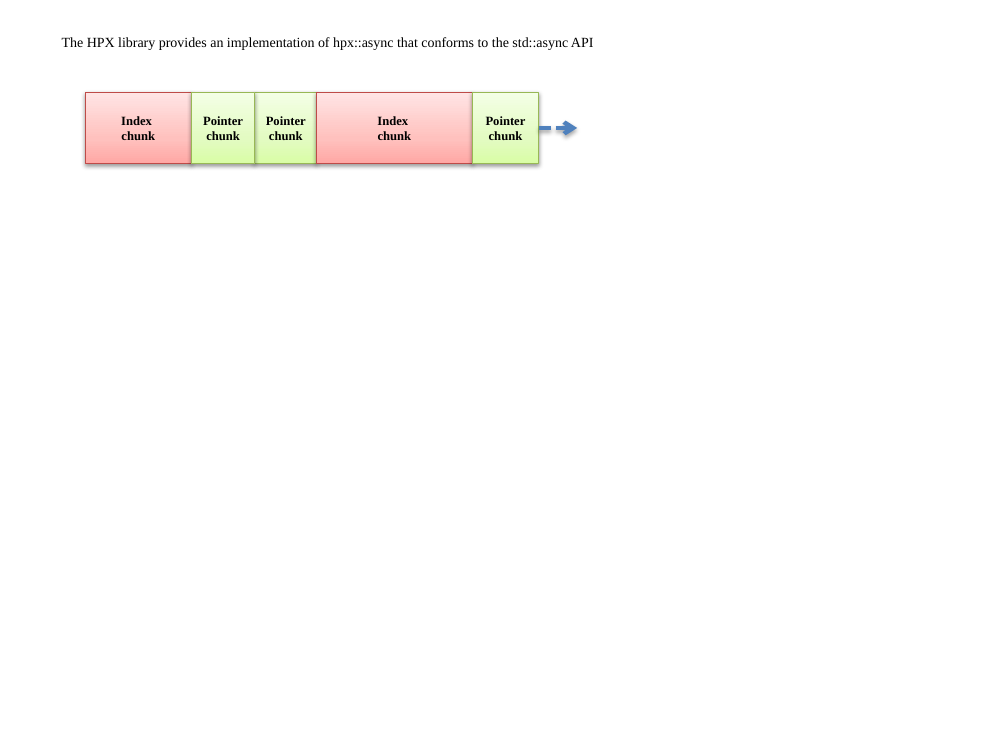
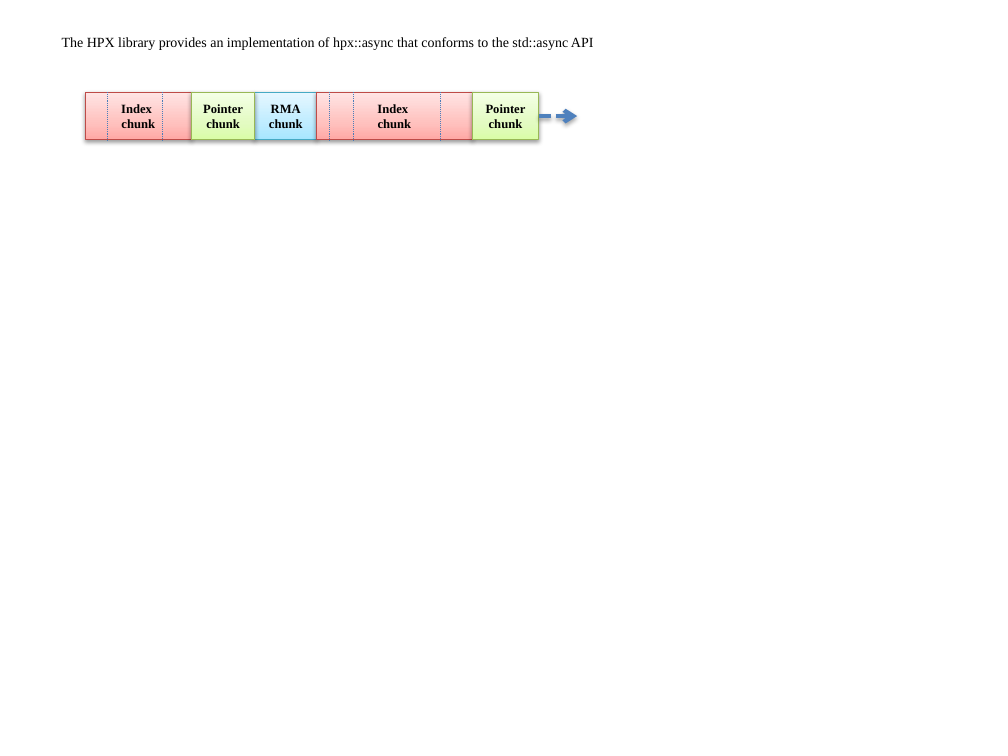
Before and after one commit to biddisco/docs, a slide deck: slide 2 of pics/Drawings.pptx. Drawn at 1008x756 pixels with LibreOffice and Linux fonts; fonts in the diff are those of the drawing. Boxes give left, top, right and bottom in pixels: in the first picture for what was removed or moved away, otherwise in the second. Text is boxed around its words. In the diff, an @@ line names an element or a change of style, - is before the commit and + after.

```diff
--- a/pics/Drawings.pptx
+++ b/pics/Drawings.pptx
@@ rectangle "Index" resized from (x1=85, y1=93, x2=191, y2=164) to (x1=85, y1=93, x2=191, y2=140) @@
@@ rectangle "Pointer" resized from (x1=192, y1=93, x2=255, y2=164) to (x1=192, y1=93, x2=255, y2=140) @@
@@ rectangle "RMA" resized from (x1=255, y1=93, x2=317, y2=164) to (x1=255, y1=93, x2=317, y2=140) @@
@@ rectangle "RMA" at (x1=255, y1=93, x2=317, y2=140): fill gradient #DAFDA7 to #E4FCC2 to #F5FFE7 to gradient #A7E6FF to #C1EDFF to #E7F8FF; outline #98B955 0.75 pt to #46AAC5 0.75 pt @@
@@ text in rectangle at (x1=271, y1=104, x2=301, y2=113): text changed @@
-Pointer
+RMA
@@ rectangle "Index" resized from (x1=317, y1=93, x2=472, y2=164) to (x1=317, y1=93, x2=472, y2=140) @@
@@ group added at (x1=107, y1=93, x2=440, y2=140): 5 lines @@
@@ rectangle "Pointer" resized from (x1=473, y1=93, x2=539, y2=164) to (x1=473, y1=93, x2=539, y2=140) @@
@@ arrow moved from (538, 128) - (578, 128) to (538, 116) - (578, 116) @@
```
Also in this commit, not shown: 1 slide added, 3 other files.
